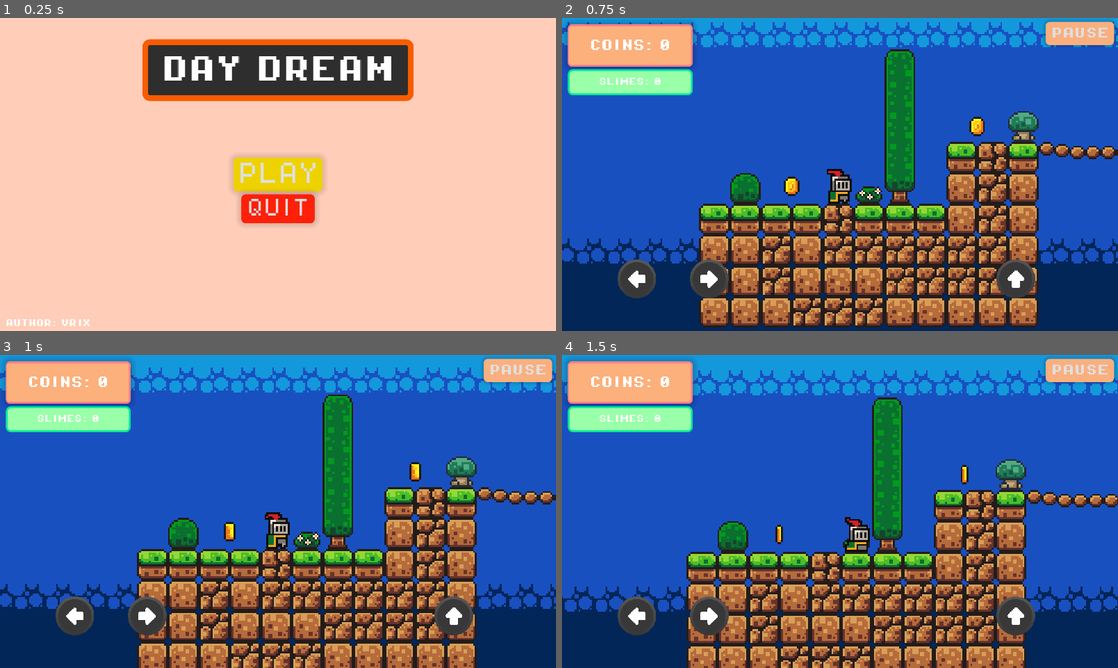
Above: before the commit, frames 1-4 (two rows, left to right).
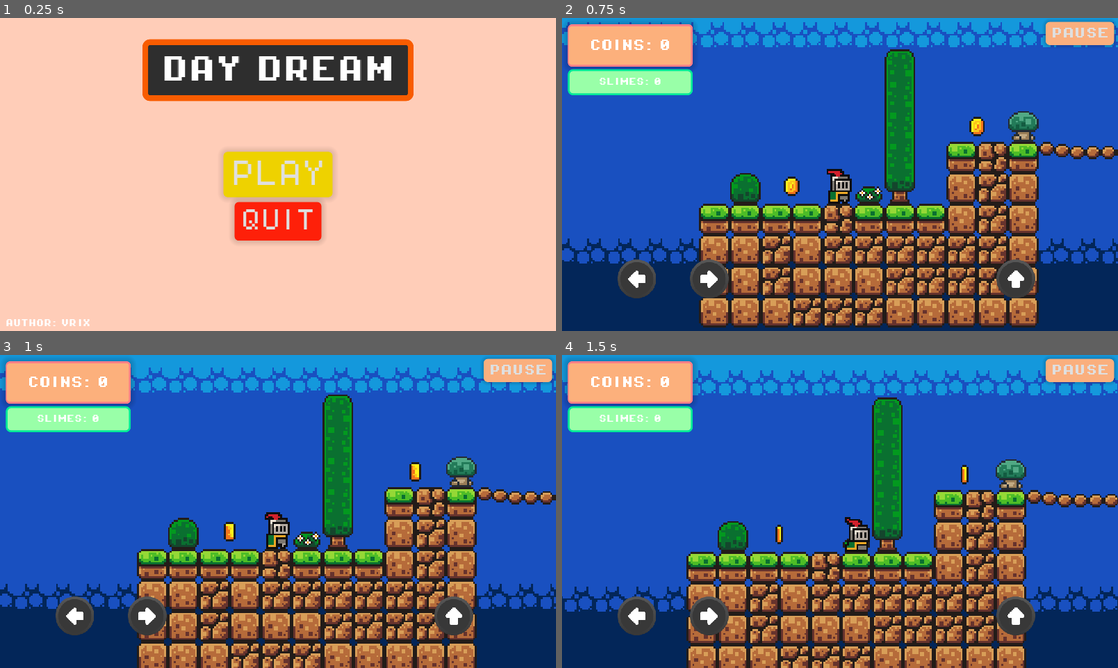
Above: after the commit, the same moments.

Repository: eipna/2DPlatformer
Game: Godot game, scene res://scenes/menu.tscn
Two runs of this game, one before a commit and one after it. Both use one fixed random seed, a clock stepped at 60 frames per second and the inputs below.
Inputs:
- Up to frame 1 (0.25 s): no input
- Up to frame 2 (0.75 s): click "PLAY" at 0.5 s
- Up to frame 3 (1 s): no input
- Up to frame 4 (1.5 s): hold D (move_right) from 1.28 s (still down)

The runs differ from the first frame. In frame 1, 3.6% of the frame differs, in the area x 40-60%, y 42-72%; in frame 2, nothing differs; in frame 3, nothing differs; in frame 4, nothing differs.

Commit message:
Adjust start menu buttons

Diff:
--- a/scenes/menu.tscn
+++ b/scenes/menu.tscn
@@ -124,14 +124,14 @@
 anchor_top = 0.5
 anchor_right = 0.5
 anchor_bottom = 0.5
-offset_left = -92.0
-offset_top = -35.0
-offset_right = 92.0
-offset_bottom = 35.0
+offset_left = -113.0
+offset_top = -47.0
+offset_right = 113.0
+offset_bottom = 47.0
 grow_horizontal = 2
 grow_vertical = 2
 theme_override_fonts/font = ExtResource("2_sgknr")
-theme_override_font_sizes/font_size = 48
+theme_override_font_sizes/font_size = 56
 theme_override_styles/normal = SubResource("StyleBoxFlat_yv6vy")
 theme_override_styles/hover = SubResource("StyleBoxFlat_2p5l3")
 theme_override_styles/pressed = SubResource("StyleBoxFlat_fo67v")
@@ -144,14 +144,14 @@
 anchor_top = 0.5
 anchor_right = 0.5
 anchor_bottom = 0.5
-offset_left = -76.0
-offset_top = 41.0
-offset_right = 76.0
-offset_bottom = 101.0
+offset_left = -90.0
+offset_top = 57.0
+offset_right = 90.0
+offset_bottom = 137.0
 grow_horizontal = 2
 grow_vertical = 2
 theme_override_fonts/font = ExtResource("2_sgknr")
-theme_override_font_sizes/font_size = 40
+theme_override_font_sizes/font_size = 48
 theme_override_styles/normal = SubResource("StyleBoxFlat_kpr4g")
 theme_override_styles/hover = SubResource("StyleBoxFlat_18fn8")
 theme_override_styles/pressed = SubResource("StyleBoxFlat_owo3q")
